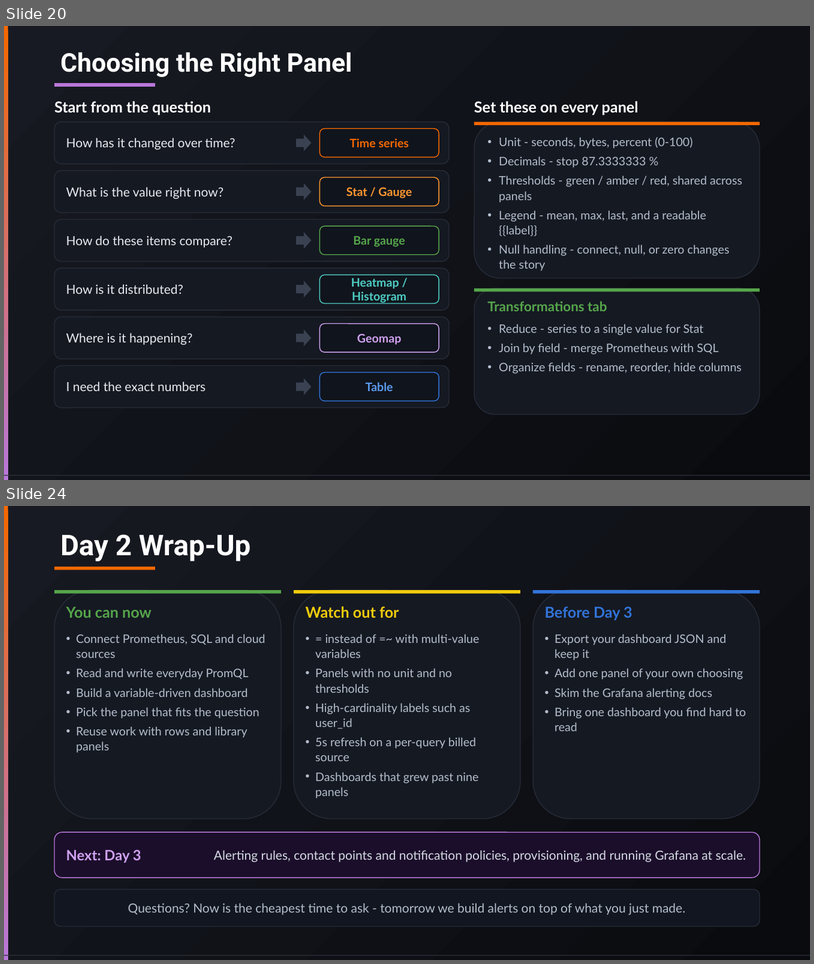
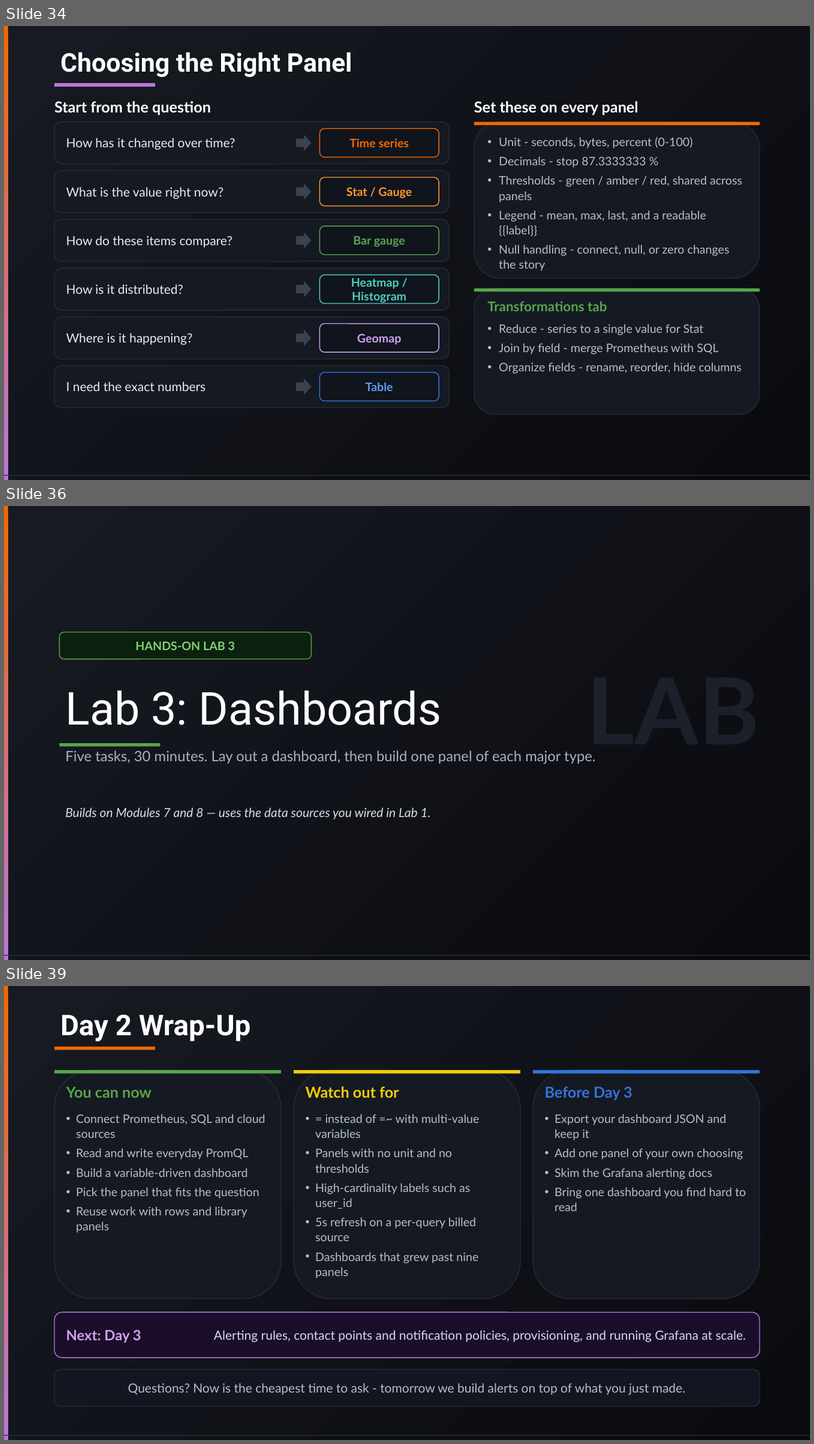
Before and after one commit to vikash-verma-profile/garfana-August-2026, a slide deck: Day-2/Day-2.pptx. Shown one above the other, each under a label of ours: slides 20 and 24 before the commit, slides 34, 36 and 39 after it; the slides between them are not shown. The pictures are 814x964 and 814x1444 pixels, drawn with LibreOffice and Linux fonts; fonts in the diff are those of the drawing. Boxes give left, top, right and bottom in pixels: in the first picture for what was removed or moved away, otherwise in the second. Text is boxed around its words. In the diff, an @@ line names an element or a change of style, - is before the commit and + after.

```diff
--- a/Day-2/Day-2.pptx
+++ b/Day-2/Day-2.pptx
@@ slide 36 added at (4,506,810,960), background gradient #171A22 to #0A0B0F; not listed: 2 template elements that a slide beside it also shows @@
@@ rounded rectangle added at (60,632,312,658), fill #0C2010, outline #56A64B 1 pt, 14 pt, text #7FD46F, bold @@
+HANDS-ON LAB 3
@@ title added at (65,690,441,725), 54 pt, text #FFFFFF @@
+Lab 3: Dashboards
@@ rectangle added at (60,743,161,747), fill #56A64B @@
@@ text added at (65,750,596,764), 17 pt, text #A9B2C1 @@
+Five tasks, 30 minutes. Lay out a dashboard, then build one panel of each major type.
@@ text added at (587,754,759,761), 110 pt, text #1B202B, bold @@
+LAB
@@ text added at (65,807,431,819), 15 pt, text #D6DDE6, italic @@
+Builds on Modules 7 and 8 — uses the data sources you wired in Lab 1.
@@ what was slide 20 is now slide 34 @@
@@ what was slide 24 is now slide 39 @@
```
Also in this commit, not shown: 2 slides changed, 14 other slides added, 19 other files.
